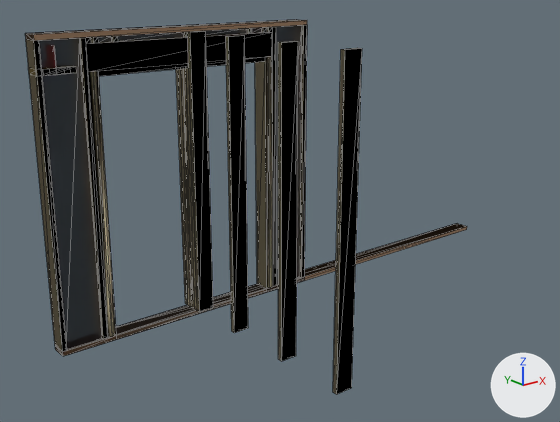
Two versions of the glTF model panels/EX20_GF.glb, one commit apart.
Rendered twice from a 50 mm camera at (-4.42, -4.38, 1.62) aimed at (-0.62, 0.38, -0.29). The axes (+X, +Y, +Z) are drawn at lower right. The lights are the same throughout. The picture after the commit comes second. Mesh edges are drawn as thin lines. Vertices at exactly the same position are counted once.

In view in the first picture: 'EX20 GF'.
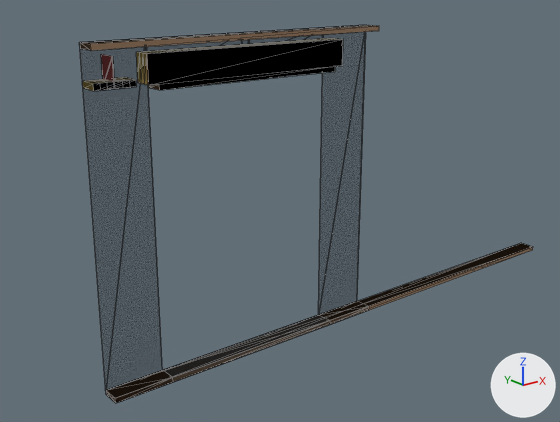
What changed in the scene script:
```text
Change me_ex20_gf:
    used by ob_ex20_gf; location = (0.0, 0.0, 0.0)
    remove me_ex20_gf.from_pydata(...)  # 354 vertices, 650 faces, 720 loose edges; spans x -2.4..2.4, y -0.97..0.97, z -1.19..1.19
    add me_ex20_gf.from_pydata(...)  # 144 vertices, 246 faces, 288 loose edges; spans x -2.4..2.4, y -0.08..0.08, z -1.19..1.19
    me_ex20_gf part 1: a new loose piece, a box spanning x -2.4..0.0, y -0.071..0.069, z 1.155..1.193, in mat_top_rail (brown #a28165)
    me_ex20_gf part 2: a new loose piece, a box spanning x -1.95..-0.45, y -0.071..0.069, z 0.879..0.918, in mat_head_rail (brown #a28165)
    me_ex20_gf part 3: the loose piece of 8 vertices spanning x -2.4..-1.95, y 0.92..0.93, z -1.19..1.19 is moved by (0.0, -0.85, 0.0)
    me_ex20_gf part 4: the loose piece of 8 vertices spanning x -0.45..0.0, y 0.92..0.93, z -1.19..1.19 is moved by (0.0, -0.85, 0.0)
    me_ex20_gf part 5: the loose piece of 8 vertices spanning x -1.95..-0.45, y 0.92..0.93, z 0.88..1.19 is moved by (0.0, -0.85, 0.0)
    me_ex20_gf part 6: the loose piece of 8 vertices spanning x -2.4..-2.21, y 0.78..0.93, z 0.92..0.96 is moved by (0.0, -0.85, 0.0)
    me_ex20_gf part 7: the loose piece of 8 vertices spanning x -2.36..-2.16, y 0.78..0.93, z 0.92..0.96 is moved by (0.0, -0.85, 0.0)
    me_ex20_gf part 8: the loose piece of 8 vertices spanning x -2.31..-2.12, y 0.78..0.93, z 0.92..0.96 is moved by (0.0, -0.85, 0.0)
    me_ex20_gf part 9: the loose piece of 8 vertices spanning x -2.27..-2.26, y 0.78..0.93, z 0.92..1.11 is moved by (0.0, -0.85, 0.0)
    me_ex20_gf part 10: a new loose piece of 20 vertices spanning x -2.4..2.4, y -0.07..0.07, z -1.19..-1.15
    me_ex20_gf part 11: a new loose piece of 20 vertices spanning x -2.03..-0.37, y -0.07..0.07, z 0.92..1.11
    me_ex20_gf part 12: 17 loose pieces with 266 vertices, spanning x -2.4..2.4, y -0.97..0.97, z -1.19..1.19, are deleted
    other edits to the shape of me_ex20_gf do not show in these pictures
    remove me_ex20_gf.materials.append(mat_right_end_stud)  # beige #f6e5bc
    remove me_ex20_gf.materials.append(mat_left_end_stud)  # beige #f6e5bc
    remove me_ex20_gf.materials.append(mat_cripple_stud)  # beige #f6e5bc
    remove me_ex20_gf.materials.append(mat_full_height_stud_at_opening)  # beige #f6e5bc
    remove me_ex20_gf.materials.append(mat_lintel_head_support_stud)  # beige #f6e5bc
    remove me_ex20_gf.materials.append(mat_osb_support_stud)  # beige #f6e5bc
    remove me_ex20_gf.materials.append(mat_common_stud_above_lintel)  # beige #f6e5bc
    remove me_ex20_gf.materials.append(mat_common_stud)  # beige #f6e5bc
    remove me_ex20_gf.materials.append(mat_insulation)  # white #fceaea
```

What differs and where, as boxes (x1, y1, x2, y2) in the pictures (560 x 422 px; the box of a moved part takes in the faces that stretch with it):
'EX20 GF', reshaped: before (25, 19, 467, 394); after (79, 25, 533, 403)
part 1 of me_ex20_gf, added: after (80, 25, 379, 51)
part 2 of me_ex20_gf, added: after (149, 66, 335, 90)
part 3 of me_ex20_gf, moved or reshaped: before (25, 35, 55, 342); after (79, 42, 163, 390)
part 4 of me_ex20_gf, moved or reshaped: before (255, 87, 257, 243); after (318, 32, 366, 315)
part 5 of me_ex20_gf, moved or reshaped (not visible before): after (147, 35, 323, 51)
part 6 of me_ex20_gf, moved or reshaped: before (28, 67, 65, 76); after (82, 80, 101, 91)
part 7 of me_ex20_gf, moved or reshaped (not visible before): after (90, 78, 130, 90)
part 8 of me_ex20_gf, moved or reshaped: before (50, 66, 77, 75); after (98, 77, 137, 90)
part 9 of me_ex20_gf, moved or reshaped: before (53, 45, 57, 69); after (101, 54, 115, 85)
part 10 of me_ex20_gf, added: after (106, 243, 533, 403)
part 11 of me_ex20_gf, added: after (136, 38, 343, 85)
part 12 of me_ex20_gf, deleted: before (25, 19, 467, 394)
